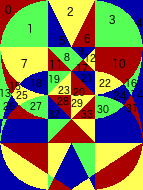
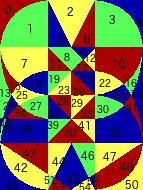
Layers edited between the first and the second w=143, h=190 image:
added layer "54" above "53" over [79, 183, 91, 190]
added layer "53" above "52" over [53, 183, 65, 190]
added layer "52" above "51" over [87, 177, 99, 185]
added layer "51" above "50" over [44, 176, 54, 184]
added layer "50" above "49" over [125, 180, 139, 189]
added layer "49" above "48" over [5, 182, 18, 190]
added layer "48" above "47" over [120, 162, 134, 171]
added layer "47" above "46" over [103, 152, 116, 161]
added layer "46" above "45" over [81, 151, 95, 160]
added layer "45" above "44" over [66, 175, 79, 184]
added layer "44" above "43" over [52, 157, 66, 166]
added layer "43" above "42" over [23, 149, 36, 158]
added layer "42" above "41" over [14, 163, 27, 172]
added layer "41" above "40" over [78, 121, 89, 130]
added layer "40" above "39" over [64, 129, 76, 137]
added layer "39" above "38" over [47, 121, 59, 129]
added layer "38" above "37" over [20, 125, 32, 133]
added layer "37" above "36" over [2, 126, 14, 134]
added layer "36" above "35" over [0, 118, 11, 126]
added layer "35" above "34" over [109, 129, 121, 137]
added layer "34" above "33" over [14, 109, 26, 117]
